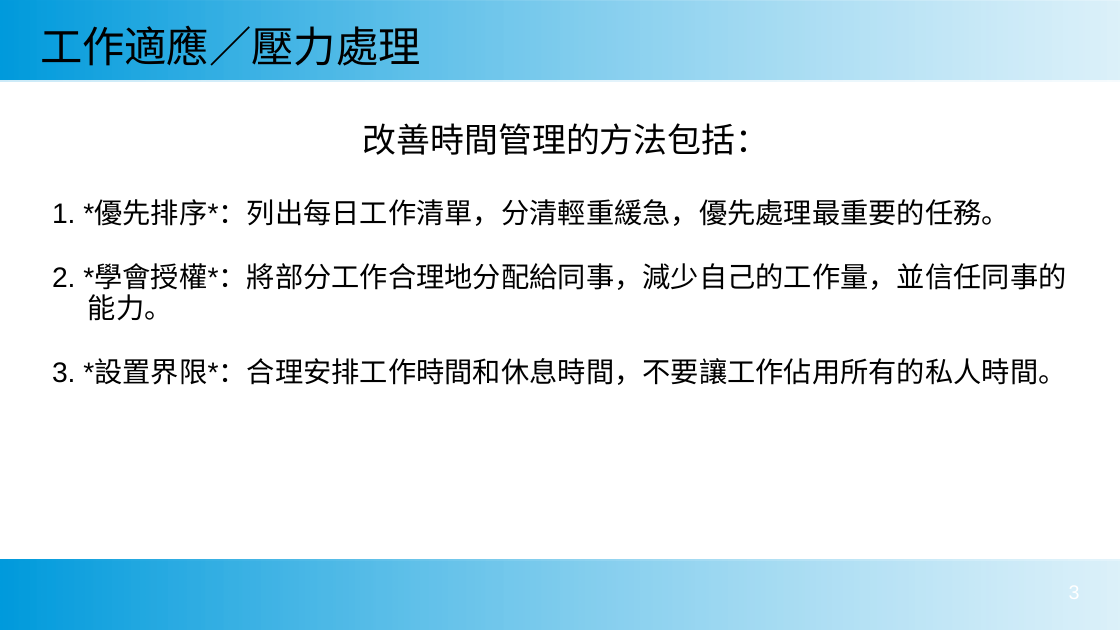
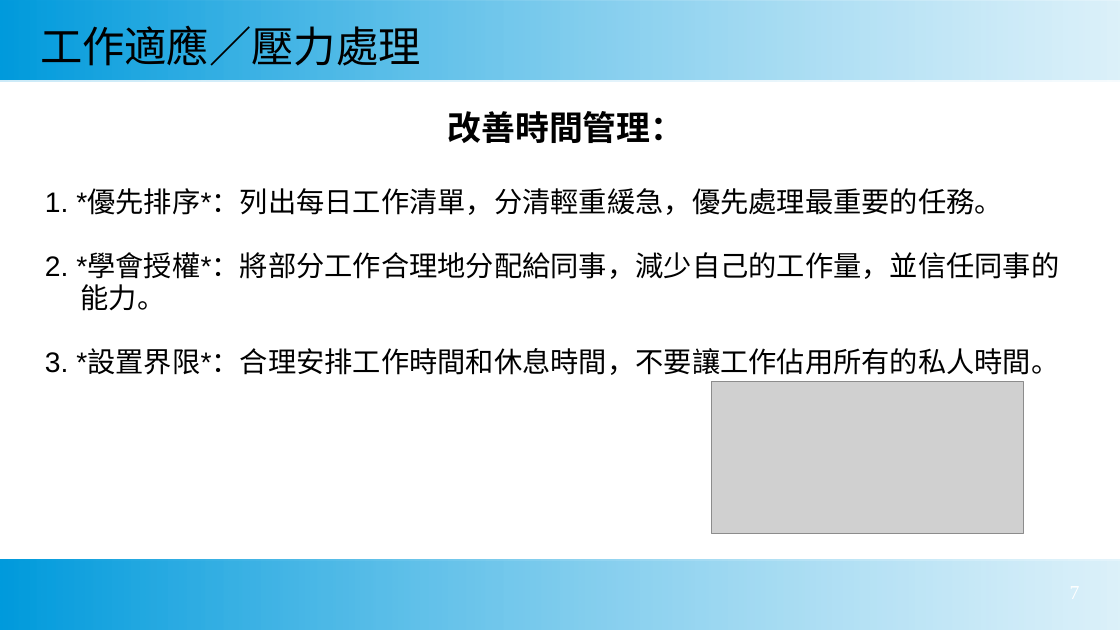
Before and after one commit to dockerwin11/studypage, a slide deck: slide 7 of ppt_presentation/project_ver1_20241109.ppt (slide 3 before the commit). Drawn at 1120x630 pixels with LibreOffice and Linux fonts; fonts in the diff are those of the drawing; grey boxes stand for pictures. Boxes give left, top, right and bottom in pixels: in the first picture for what was removed or moved away, otherwise in the second. Text is boxed around its words. In the diff, an @@ line names an element or a change of style, - is before the commit and + after.

```diff
--- a/ppt_presentation/project_ver1_20241109.ppt
+++ b/ppt_presentation/project_ver1_20241109.ppt
@@ text "改善時間管理：": place and size @@
-text "改善時間管理：" at [52, 123, 1066, 385]
+text "改善時間管理：" at [45, 111, 1059, 375]
@@ text at [447, 111, 684, 143]: text changed; bold on @@
-改善時間管理的方法包括：
+改善時間管理：
@@ text at [45, 190, 1059, 375]: indent changed @@
@@ picture added at [711, 382, 1024, 534] @@
```
Also in this commit, not shown: 3 other slides changed, 6 slides added, 4 other files.
